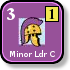
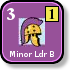
Before/after of a 70×70 layered artwork. What changed in the layer stack:
painted on "compact name" over [50, 51, 55, 57]
